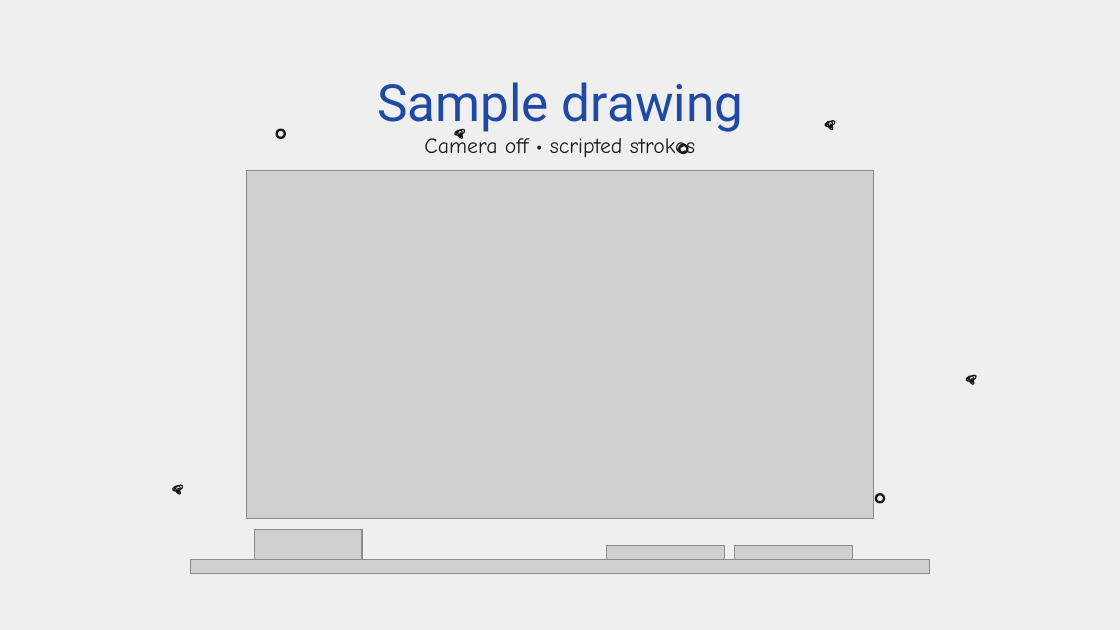
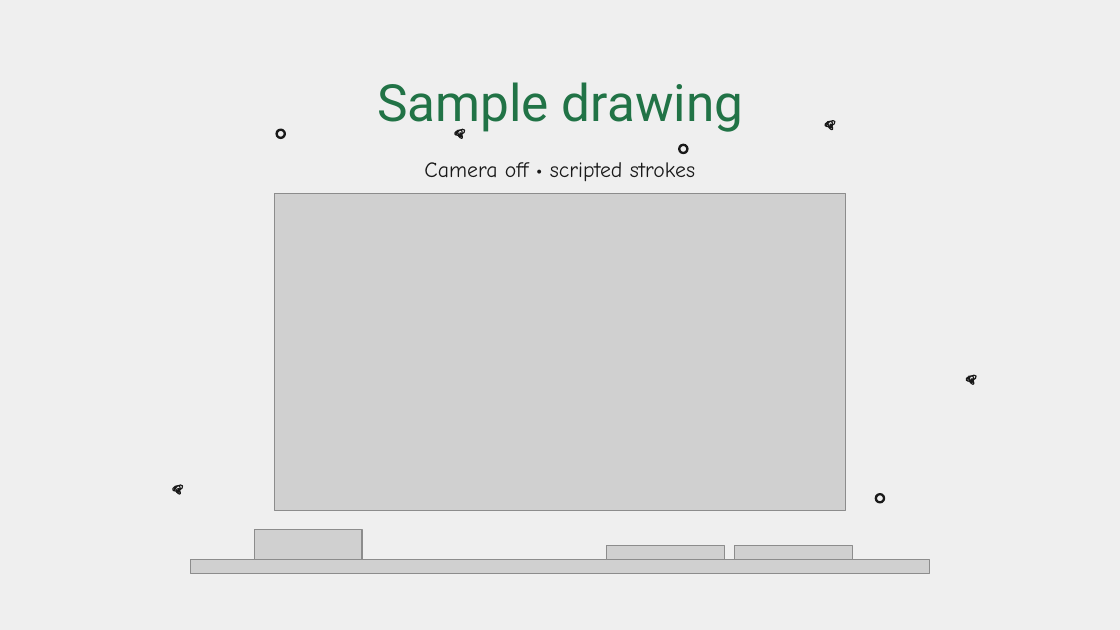
Before and after one commit to thiyatira/AirInk, a slide deck: slide 9 of documents/presentation/AirInk_Presentation.pptx. Drawn at 1120x630 pixels with LibreOffice and Linux fonts; fonts in the diff are those of the drawing; grey boxes stand for pictures; background and template pictures are left out. Boxes give left, top, right and bottom in pixels: in the first picture for what was removed or moved away, otherwise in the second. Text is boxed around its words. In the diff, an @@ line names an element or a change of style, - is before the commit and + after.

```diff
--- a/documents/presentation/AirInk_Presentation.pptx
+++ b/documents/presentation/AirInk_Presentation.pptx
@@ text "Sample drawing" at [377, 82, 743, 134]: text colour #1E4AA3 to #217346 @@
@@ text "Camera off • scripted strokes" rewrapped from [424, 134, 695, 158] to [424, 162, 695, 182] @@
@@ picture: place and size @@
-picture at [246, 170, 874, 519]
+picture at [274, 194, 846, 511]
```
Also in this commit, not shown: 9 other slides changed, 1 slide removed, 4 other files.
